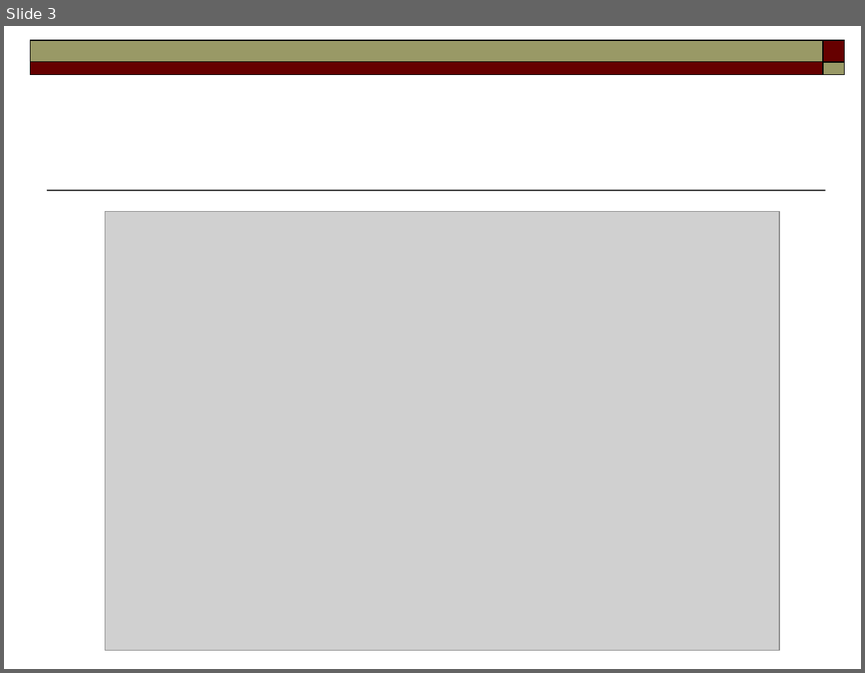
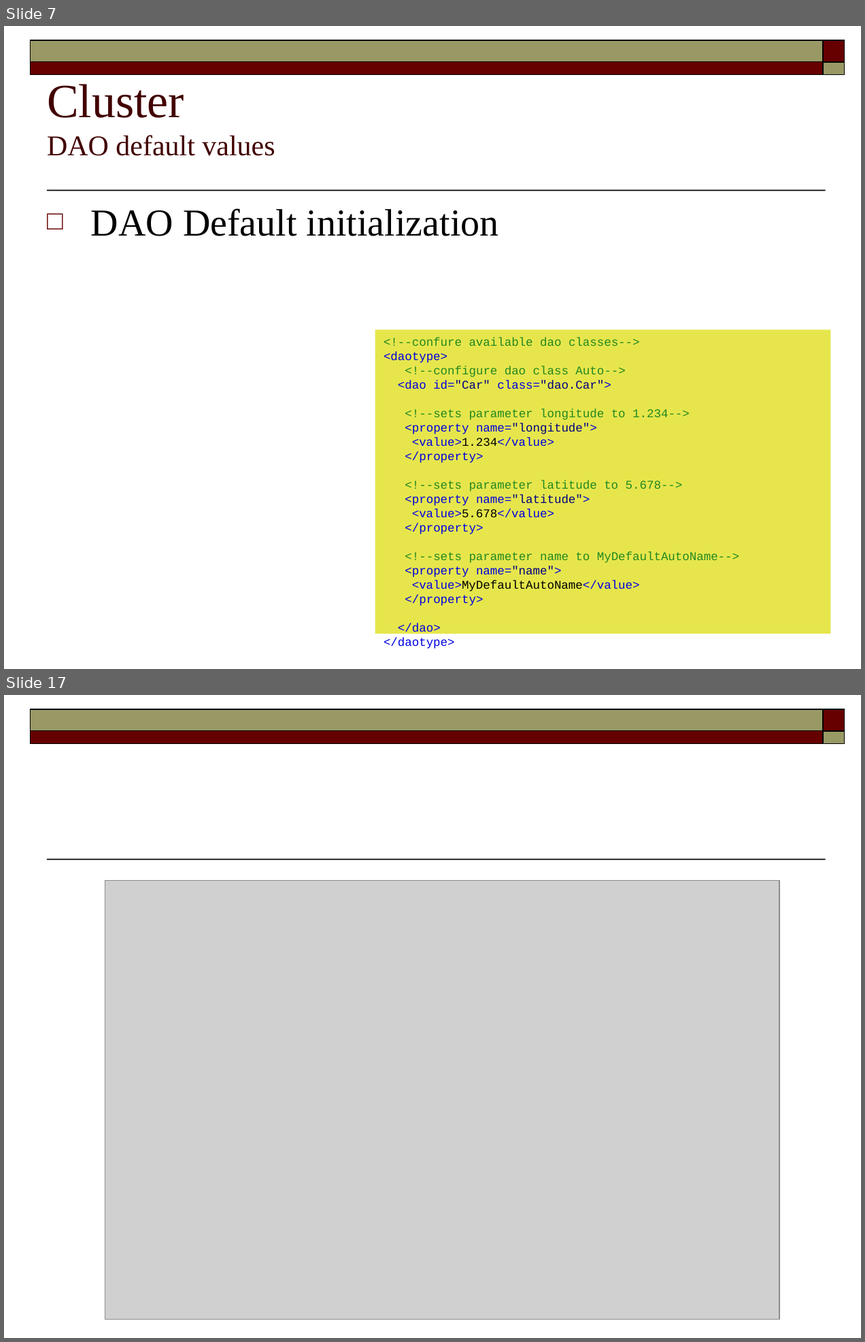
Before and after one commit to FaKod/JDBCluster, a slide deck: JDBCluster/Doc/MetaPersistence.odp. Shown one above the other, each under a label of ours: slide 3 before the commit, slides 7 and 17 after it; the slides between them are not shown. The pictures are 865x673 and 865x1342 pixels, drawn with LibreOffice and Linux fonts; fonts in the diff are those of the drawing; grey boxes stand for pictures. Boxes give left, top, right and bottom in pixels: in the first picture for what was removed or moved away, otherwise in the second. Text is boxed around its words. In the diff, an @@ line names an element or a change of style, - is before the commit and + after.

```diff
--- a/JDBCluster/Doc/MetaPersistence.odp
+++ b/JDBCluster/Doc/MetaPersistence.odp
@@ slide 7 added at [4, 26, 861, 669], background #FFFFFF; not listed: 5 template elements that a slide beside it also shows @@
@@ title added at [47, 84, 275, 156], 24 pt, text #420000 @@
+Cluster
+DAO default values
@@ text added at [91, 208, 499, 236], 32 pt, text #000000 @@
+□ DAO Default initialization
@@ rectangle added at [375, 329, 830, 633], fill #E6E64C, 10 pt, text #228820 @@
+<!--confure available dao classes-->
+<daotype>
+<!--configure dao class Auto-->
+<dao id="Car" class="dao.Car">
+<!--sets parameter longitude to 1.234-->
+<property name="longitude">
+<value>1.234</value>
+</property>
+<!--sets parameter latitude to 5.678-->
+<property name="latitude">
+<value>5.678</value>
+</property>
+<!--sets parameter name to MyDefaultAutoName-->
+<property name="name">
+<value>MyDefaultAutoName</value>
+</property>
+</dao>
+</daotype>
@@ what was slide 3 is now slide 17 @@
```
Also in this commit, not shown: 2 slides changed, 13 other slides added.
